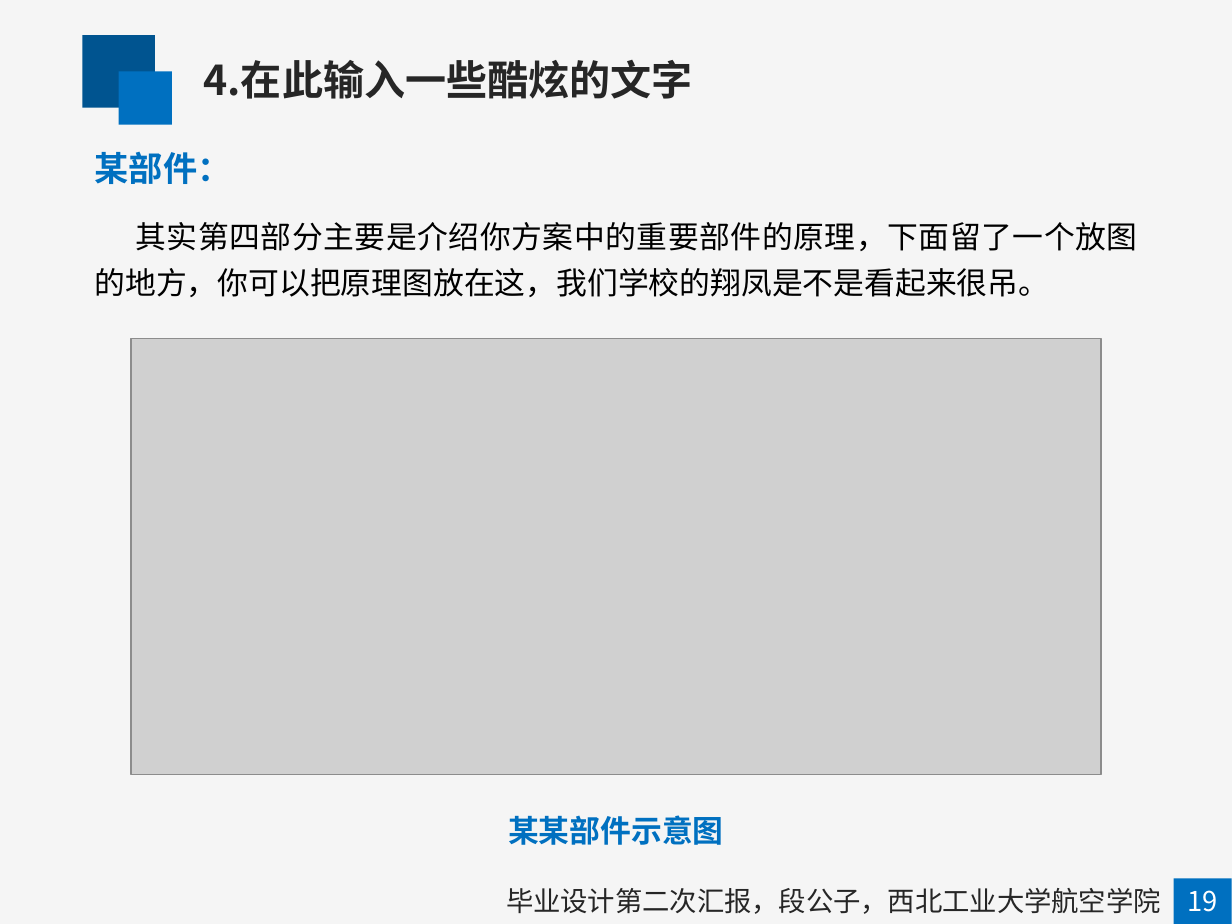
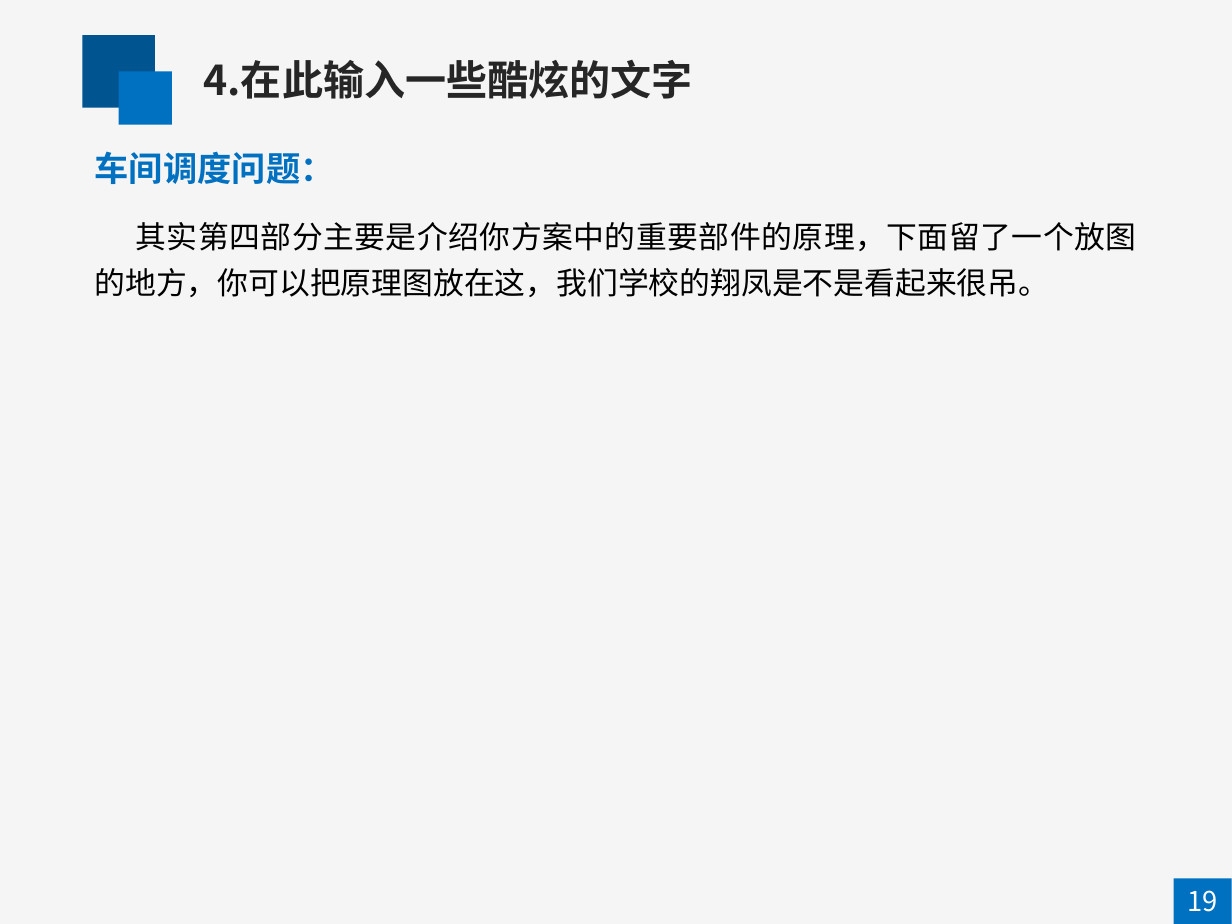
Before and after one commit to mapengfei-nwpu/ant, a slide deck: slide 36 of 蚁群优化算法.pptx. Drawn at 1232x924 pixels with LibreOffice and Linux fonts; fonts in the diff are those of the drawing; grey boxes stand for pictures. Boxes give left, top, right and bottom in pixels: in the first picture for what was removed or moved away, otherwise in the second. Text is boxed around its words. In the diff, an @@ line names an element or a change of style, - is before the commit and + after.

```diff
--- a/蚁群优化算法.pptx
+++ b/蚁群优化算法.pptx
@@ text at <box>95,151,335,184</box>: text changed @@
-某部件：
+车间调度问题：
@@ picture removed at <box>131,339,1100,775</box> @@
@@ text removed at <box>508,815,724,845</box> @@
-某某部件示意图
@@ text removed at <box>506,888,1161,914</box> @@
-毕业设计第二次汇报，段公子，西北工业大学航空学院
```
Also in this commit, not shown: 21 other slides changed, 1 slide added, 1 slide removed.
